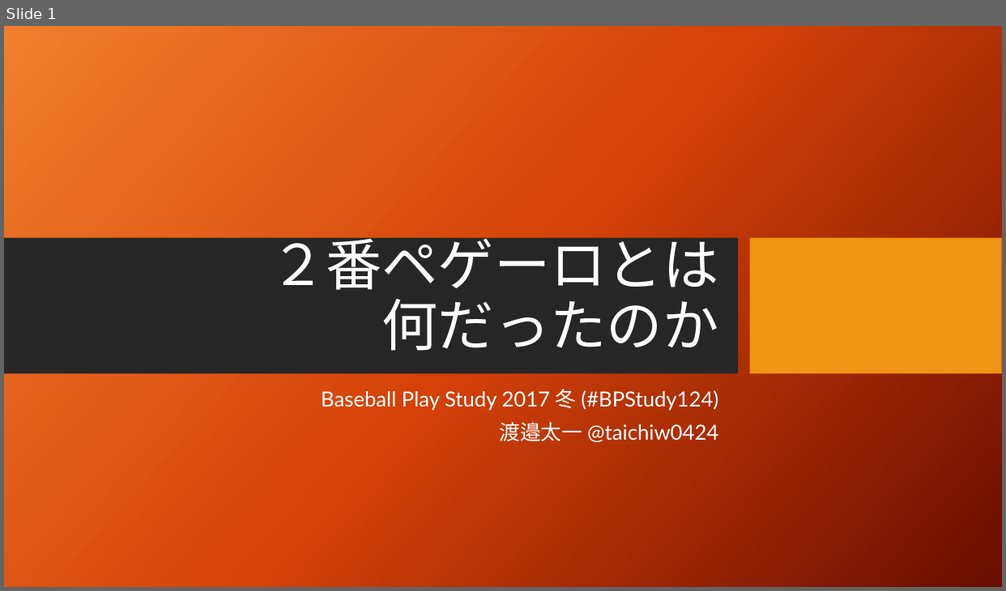
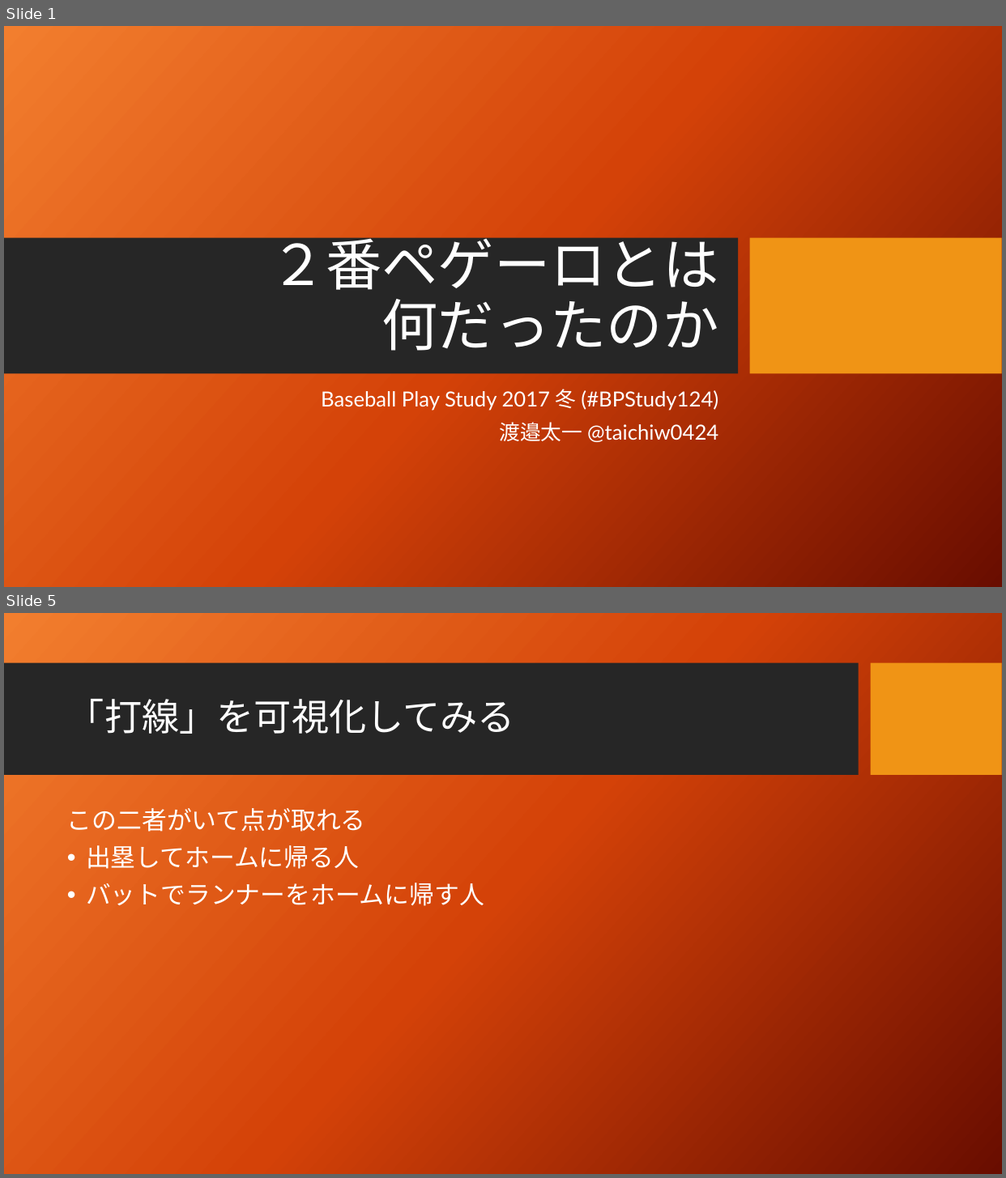
Before and after one commit to taichiw/baseball201712, a slide deck: 2番ペゲーロとは何だったのか.pptx. Shown one above the other, each under a label of ours: slide 1 before the commit, slides 1 and 5 after it; the slides between them are not shown. The pictures are 1006x591 and 1006x1178 pixels, drawn with LibreOffice and Linux fonts; fonts in the diff are those of the drawing; background and template pictures are left out. Boxes give left, top, right and bottom in pixels: in the first picture for what was removed or moved away, otherwise in the second. Text is boxed around its words. In the diff, an @@ line names an element or a change of style, - is before the commit and + after.

```diff
--- a/2番ペゲーロとは何だったのか.pptx
+++ b/2番ペゲーロとは何だったのか.pptx
@@ slide 5 added at <box>4,613,1002,1174</box>, background picture (left out) @@
@@ rectangle added at <box>4,663,859,776</box>, fill #262626 @@
@@ rectangle added at <box>871,663,1002,776</box>, fill #F09415 @@
@@ title added at <box>67,699,515,734</box>, 36 pt, text #FFFFFF @@
+「打線」を可視化してみる
@@ text added at <box>67,808,484,906</box>, 24 pt, text #FFFFFF @@
+この二者がいて点が取れる
+• 出塁してホームに帰る人
+• バットでランナーをホームに帰す人
```
Also in this commit, not shown: 8 slides changed, 5 other slides added, 1 other file.
